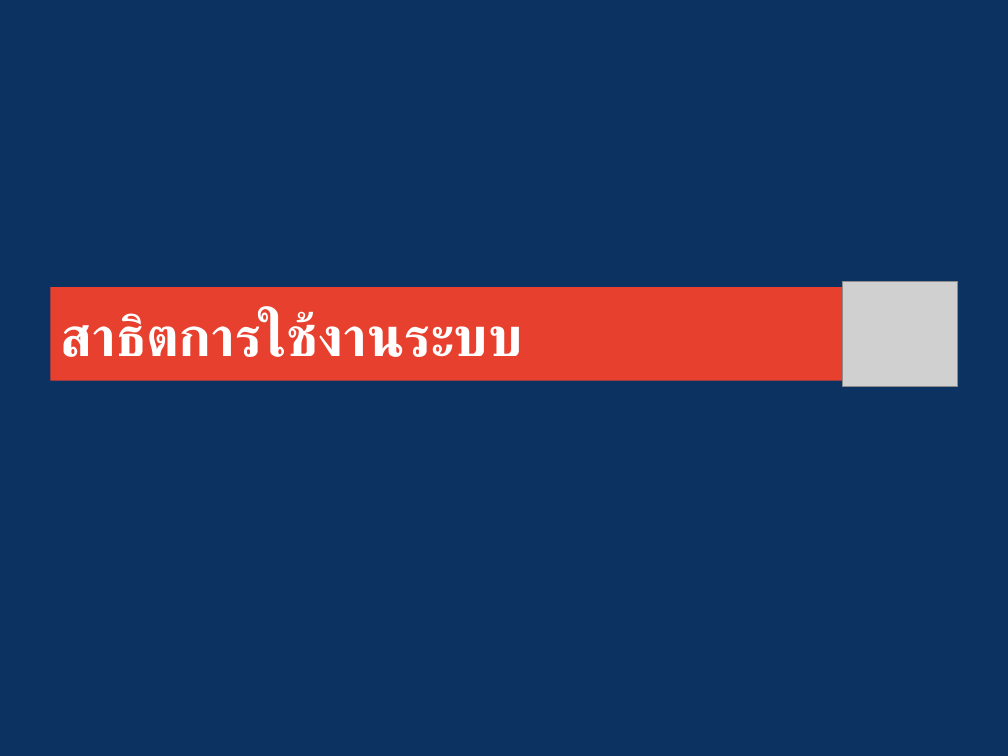
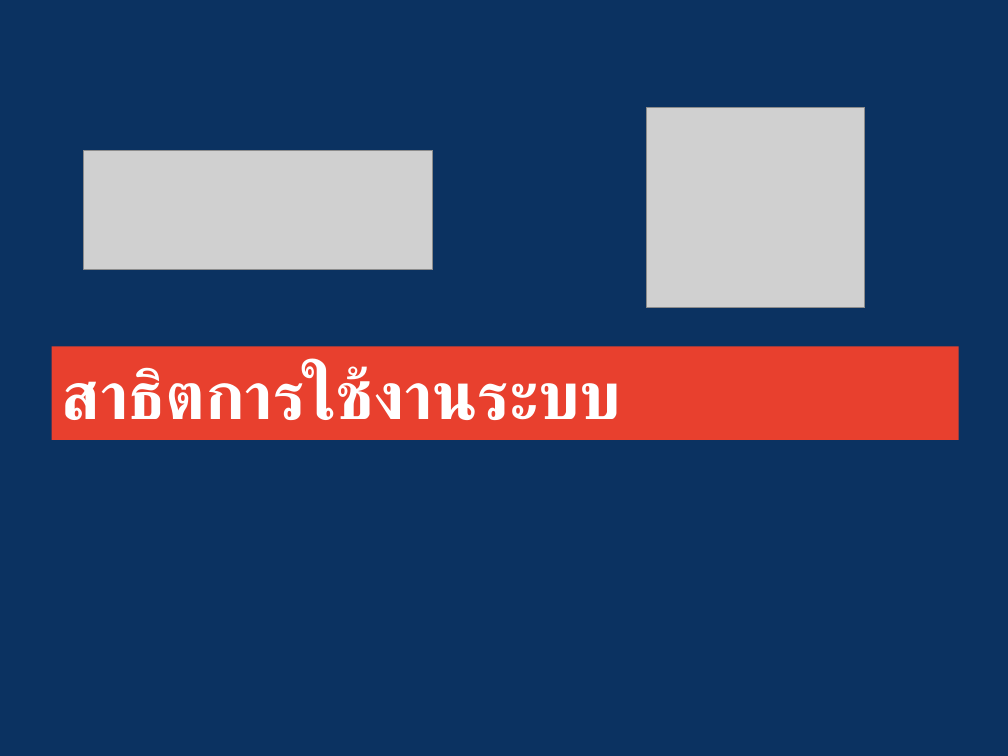
Before and after one commit to JhunCabas/asset-project-system, a slide deck: slide 19 of ASSET_DOC/ASSET_Proposal/ASSET_Final.pptx (slide 18 before the commit). Drawn at 1008x756 pixels with LibreOffice and Linux fonts; fonts in the diff are those of the drawing; grey boxes stand for pictures; background and template pictures are left out. Boxes give left, top, right and bottom in pixels: in the first picture for what was removed or moved away, otherwise in the second. Text is boxed around its words. In the diff, an @@ line names an element or a change of style, - is before the commit and + after.

```diff
--- a/ASSET_DOC/ASSET_Proposal/ASSET_Final.pptx
+++ b/ASSET_DOC/ASSET_Proposal/ASSET_Final.pptx
@@ picture: place and size @@
-picture at box(843, 281, 958, 387)
+picture at box(647, 107, 865, 307)
@@ picture added at box(84, 150, 433, 269) @@
@@ title "สาธิตการใช้งานระบบ": place and size @@
-title "สาธิตการใช้งานระบบ" at box(50, 287, 958, 381)
+title "สาธิตการใช้งานระบบ" at box(51, 347, 959, 440)
@@ title "สาธิตการใช้งานระบบ" at box(51, 347, 959, 440): size 39.6 to 48 pt, font Roboto to Lato @@
```
Also in this commit, not shown: 19 other slides changed, 2 slides added, 1 slide removed, 2 other files.
